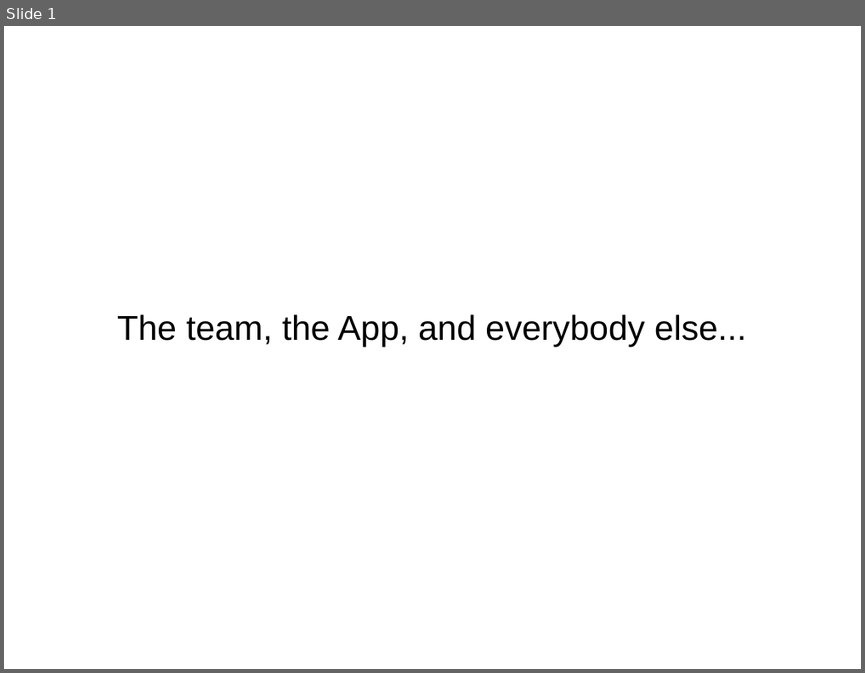
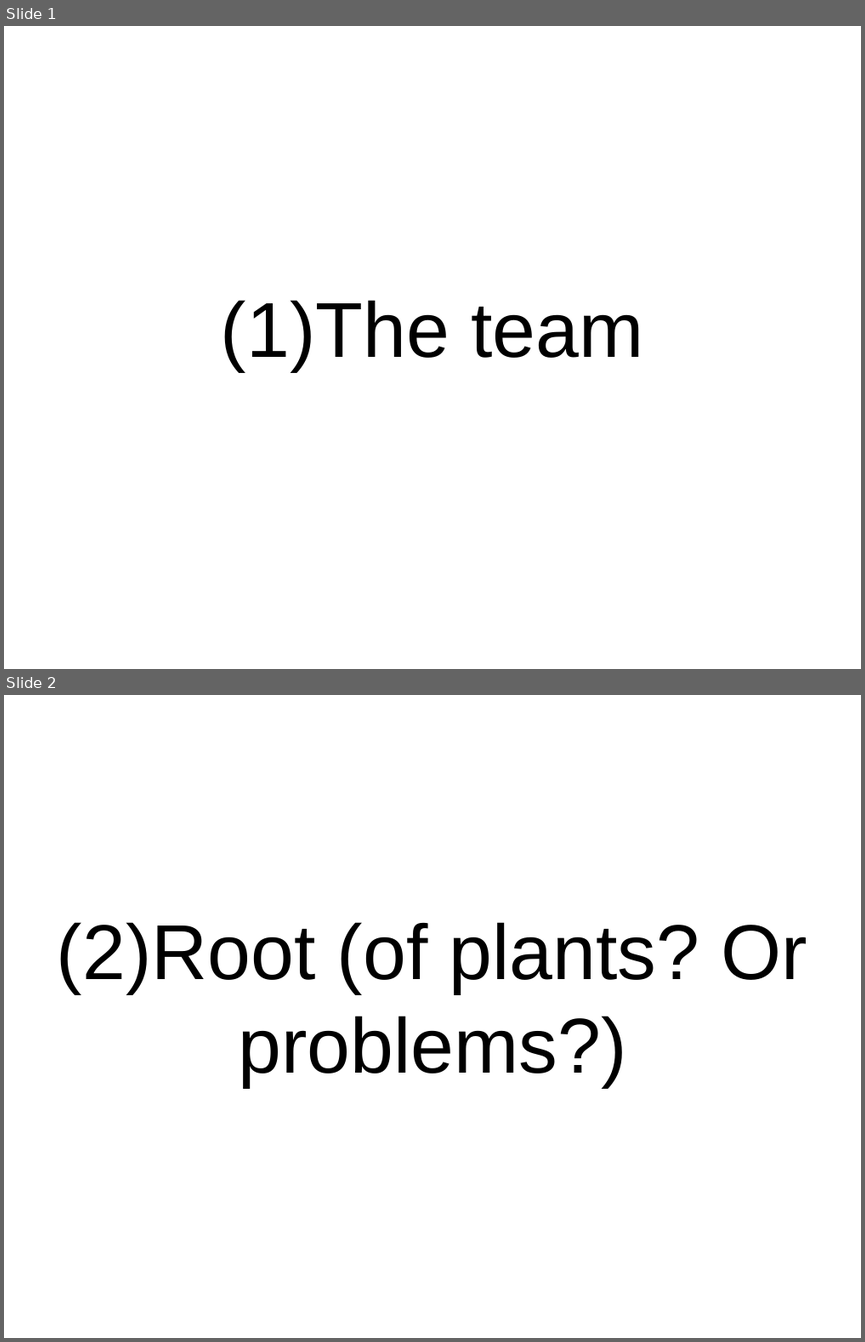
Before and after one commit to evelasco85/AgriSibo, a slide deck: Presentation.odp. Shown one above the other, each under a label of ours: slide 1 before the commit, slides 1 and 2 after it. The pictures are 865x673 and 865x1342 pixels, drawn with LibreOffice and Linux fonts; fonts in the diff are those of the drawing. Boxes give left, top, right and bottom in pixels: in the first picture for what was removed or moved away, otherwise in the second. Text is boxed around its words. In the diff, an @@ line names an element or a change of style, - is before the commit and + after.

```diff
--- a/Presentation.odp
+++ b/Presentation.odp
@@ slide 2 added at (4,695,861,1338), background #FFFFFF @@
@@ subtitle added at (57,922,807,1087), 72 pt, text #000000 @@
+(2)Root (of plants? Or problems?)
@@ slide 1 changed as well @@
@@ subtitle at (221,300,643,371): text changed; size 32 to 72 pt @@
-The team, the App, and everybody else...
+(1)The team
```
Also in this commit, not shown: 2 other slides added, 3 other files.
